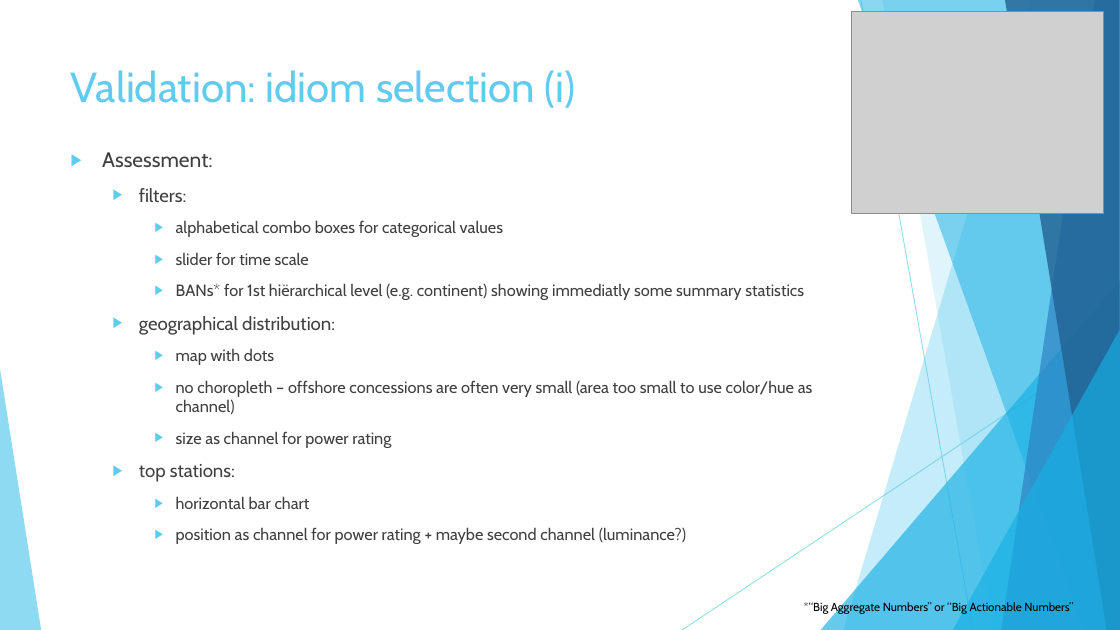
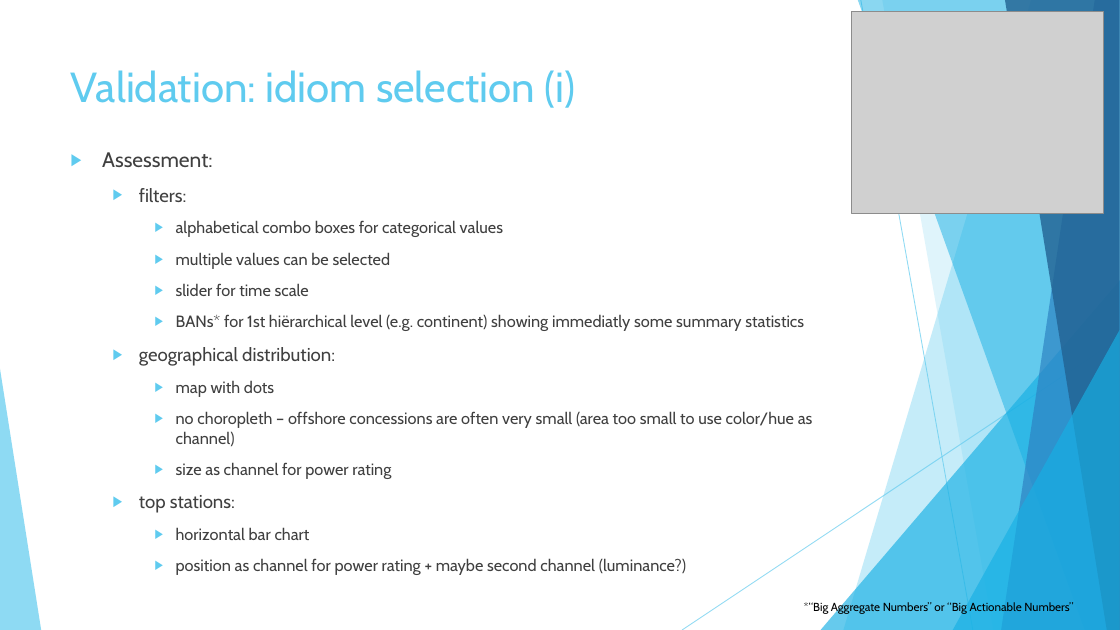
Before and after one commit to jorritvm/infovis, a slide deck: slide 7 of doc/midterm_presentation/group2_midterm_presentation.pptx. Drawn at 1120x630 pixels with LibreOffice and Linux fonts; fonts in the diff are those of the drawing; grey boxes stand for pictures. Boxes give left, top, right and bottom in pixels: in the first picture for what was removed or moved away, otherwise in the second. Text is boxed around its words. In the diff, an @@ line names an element or a change of style, - is before the commit and + after.

```diff
--- a/doc/midterm_presentation/group2_midterm_presentation.pptx
+++ b/doc/midterm_presentation/group2_midterm_presentation.pptx
@@ text at bbox=[176, 252, 391, 269]: paragraph added @@
+    ▶ multiple values can be selected
```
Also in this commit, not shown: 2 other slides changed, 1 other file.
